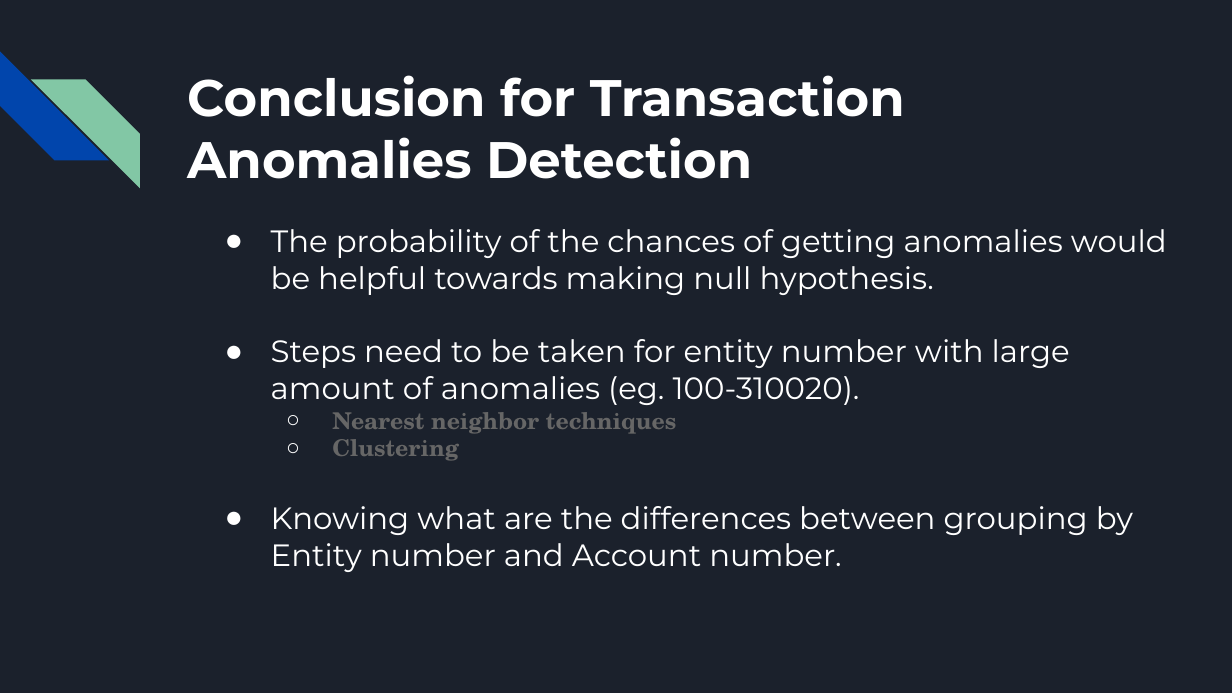
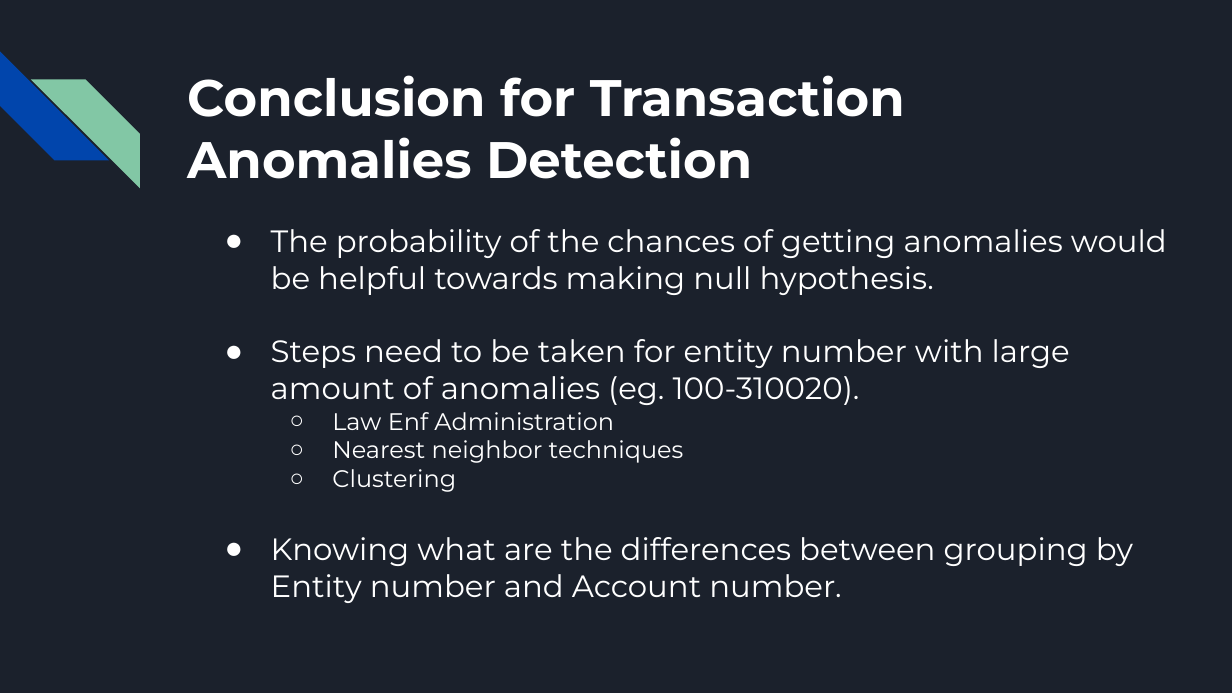
Before and after one commit to UNCG-CSE/Guilford_Financial, a slide deck: slide 18 of Presentation/CSC505Presentation3.pptx. Drawn at 1232x693 pixels with LibreOffice and Linux fonts; fonts in the diff are those of the drawing. Boxes give left, top, right and bottom in pixels: in the first picture for what was removed or moved away, otherwise in the second. Text is boxed around its words. In the diff, an @@ line names an element or a change of style, - is before the commit and + after.

```diff
--- a/Presentation/CSC505Presentation3.pptx
+++ b/Presentation/CSC505Presentation3.pptx
@@ text at [332, 412, 614, 430]: paragraph added @@
+  ○ Law Enf Administration
@@ text at [332, 440, 684, 492]: size 13.5 to 14 pt, font TeX Gyre Schola to Montserrat, text colour #666666 to #FFFFFF, bold off in "Nearest neighbor techniques", "Clustering"; indent changed @@
```
Also in this commit, not shown: 3 other slides changed, 2 slides added, 2 slides removed.
